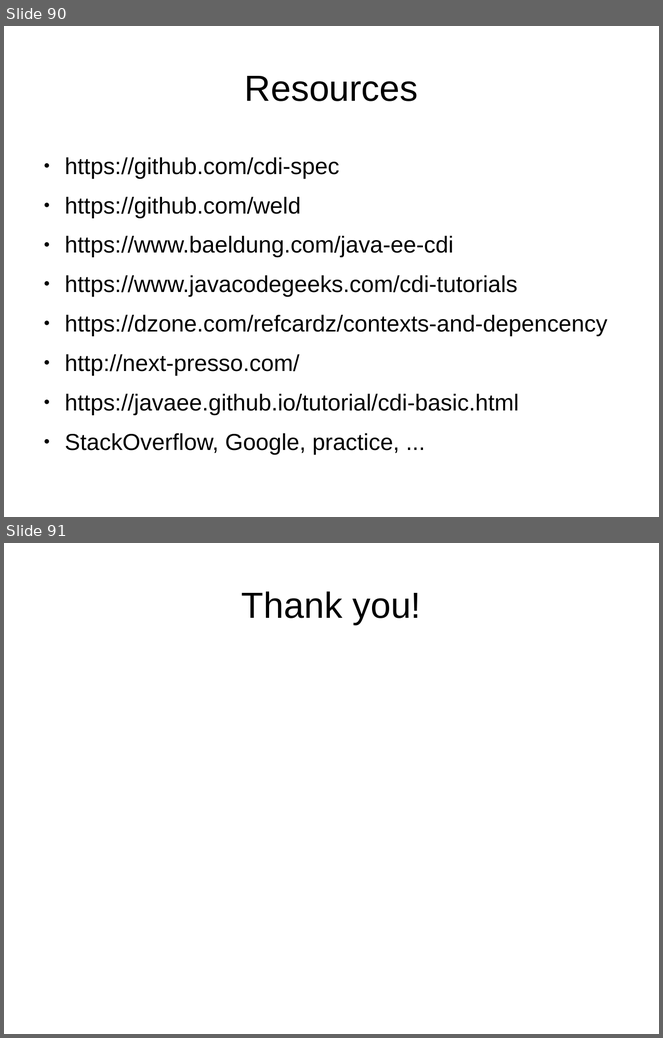
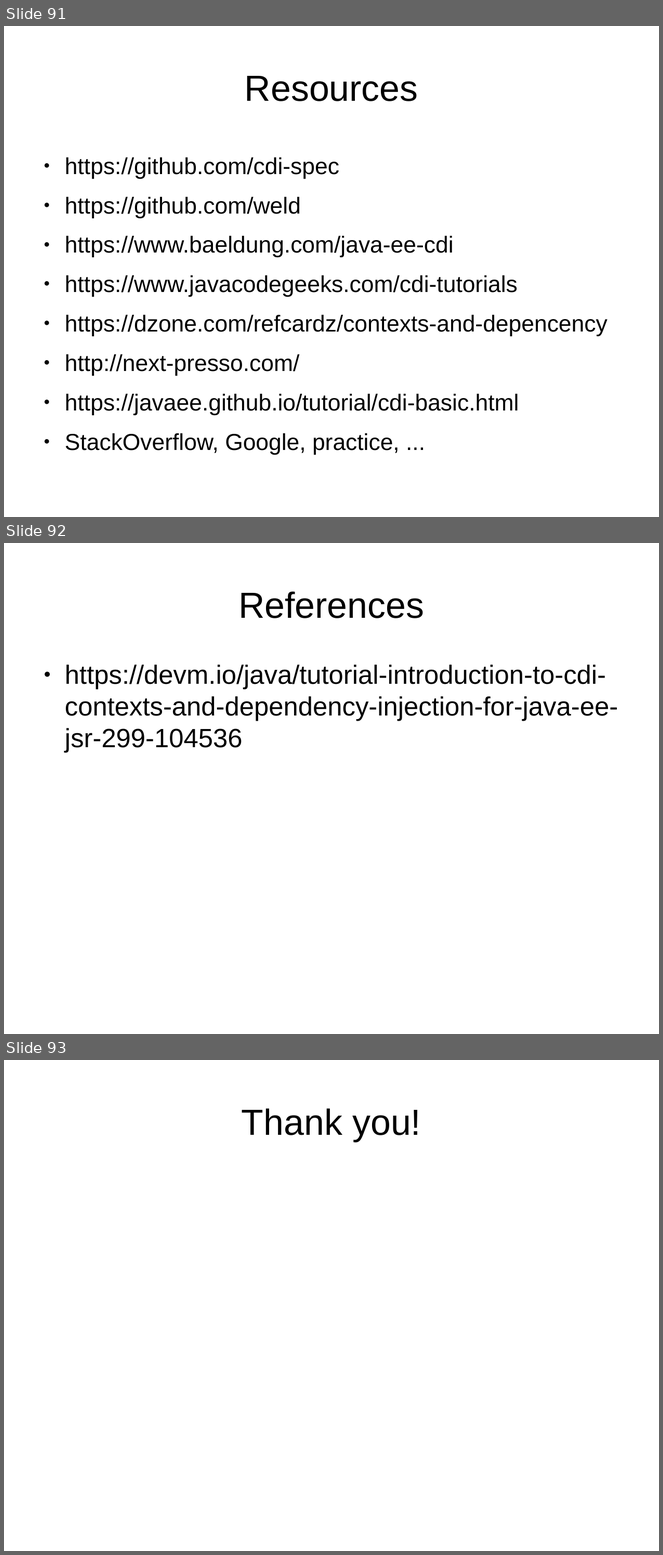
Before and after one commit to FrigoCoder/CDI, a slide deck: CDI.odp. Shown one above the other, each under a label of ours: slides 90 and 91 before the commit, slides 91, 92 and 93 after it. The pictures are 663x1038 and 663x1555 pixels, drawn with LibreOffice and Linux fonts; fonts in the diff are those of the drawing. Boxes give left, top, right and bottom in pixels: in the first picture for what was removed or moved away, otherwise in the second. Text is boxed around its words. In the diff, an @@ line names an element or a change of style, - is before the commit and + after.

```diff
--- a/CDI.odp
+++ b/CDI.odp
@@ slide 92 added at (4,543,659,1034), background #FFFFFF @@
@@ title added at (239,591,424,618), 44 pt, text #000000 @@
+References
@@ text added at (65,665,618,753), 32 pt, text #000000 @@
+● https://devm.io/java/tutorial-introduction-to-cdi-contexts-and-dependency-injection-for-java-ee-jsr-299-104536
@@ what was slide 90 is now slide 91 @@
@@ what was slide 91 is now slide 93 @@
```
Also in this commit, not shown: 5 slides changed, 1 other slide added.
